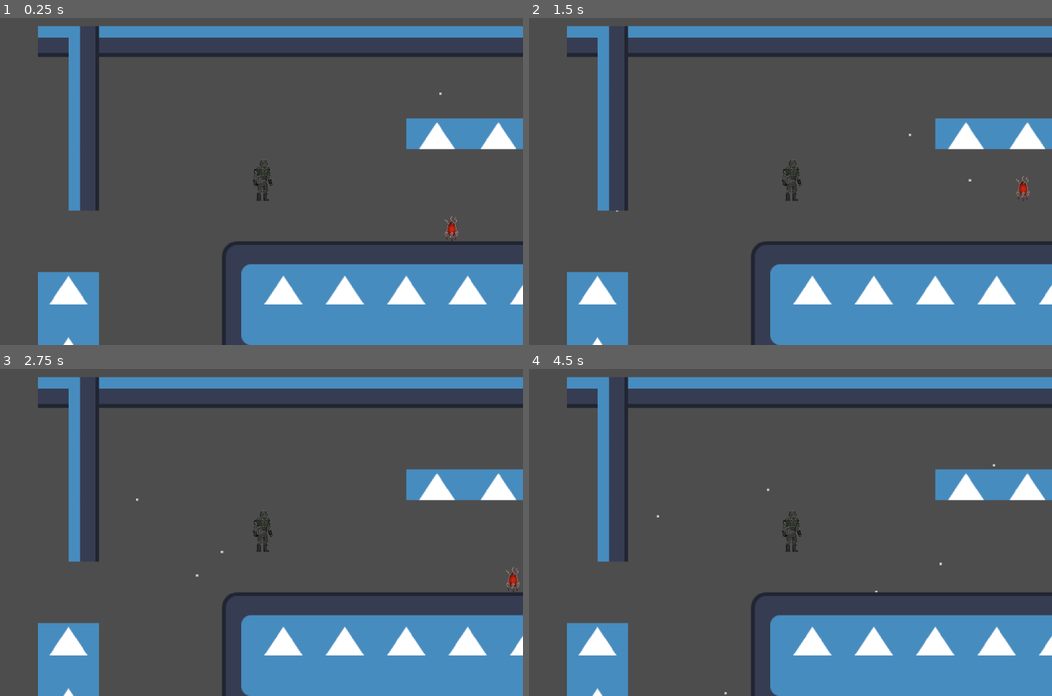
Above: before the commit, frames 1-4 (two rows, left to right).
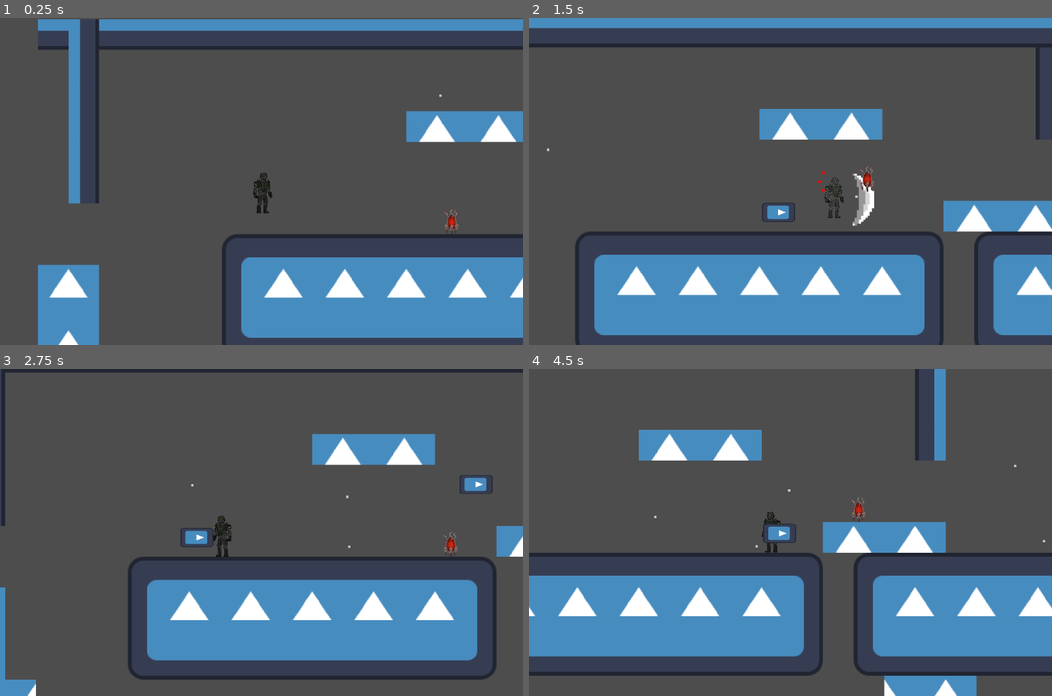
Above: after the commit, the same moments.

Repository: Rowan-Nag/Metroidvania
Game: Godot game, scene res://node_2d.tscn
Two runs of this game, one before a commit and one after it. Both use one fixed random seed, a clock stepped at 60 frames per second and the inputs below. The engine's default icon, where the game draws it, is replaced by a stand-in: a white triangle on a blue panel in a dark square.
Inputs (mouse positions are in pixels of both pictures, inside the frame that each line leads up to):
- Up to frame 1 (0.25 s): no input
- Up to frame 2 (1.5 s): move the mouse to (905, 165) at 0.52 s; hold D (Right) from 0.53 s (still down); right-click (905, 165) at 0.6 s; tap Space (Jump) at 0.77 s; move the mouse to (685, 197) at 1.27 s; click (685, 197) at 1.35 s
- Up to frame 3 (2.75 s): tap Space (Jump) at 1.52 s; right-click (156, 548) at 1.55 s; move the mouse to (313, 460) at 2.02 s; release D (Right) at 2.03 s; hold A (Left) from 2.03 s (still down); right-click (313, 460) at 2.1 s
- Up to frame 4 (4.5 s): move the mouse to (764, 597) at 2.77 s; release A (Left) at 2.78 s; hold D (Right) 2.78-4.28 s; right-click (764, 597) at 2.85 s; tap Space (Jump) at 3.02, 3.77 s; move the mouse to (947, 581) at 3.52 s; click (947, 581) at 3.6 s; right-click (947, 581) at 3.8 s; move the mouse to (633, 483) at 4.27 s; hold A (Left) from 4.28 s (still down); right-click (633, 483) at 4.35 s

The runs differ from the first frame. In frame 1, 13% of the frame differs, in the area x 7-100%, y 0-100%; in frame 2, 34%; in frame 3, 36%; in frame 4, 41%, in the area x 0-100%, y 0-100%.
Error before the commit: Parse Error: There is already a variable named "inputDir" declared in this scope. (res://Scripts/Player.gd:78)

Commit message:
re-added rocket input

Diff:
--- a/Scripts/Player.gd
+++ b/Scripts/Player.gd
@@ -75,7 +75,7 @@
 		rocket()
 
 	# Get Input Direction
-	var inputDir = Input.get_axis("Left", "Right")
+
 
 
 
--- a/project.godot
+++ b/project.godot
@@ -43,6 +43,11 @@
 "events": [Object(InputEventMouseButton,"resource_local_to_scene":false,"resource_name":"","device":-1,"window_id":0,"a …(258 unchanged characters)…
 ]
 }
+Rocket={
+"deadzone": 0.5,
+"events": [Object(InputEventMouseButton,"resource_local_to_scene":false,"resource_name":"","device":-1,"window_id":0,"alt_pressed":false,"shift_pressed":false,"ctrl_pressed":false,"meta_pressed":false,"button_mask":2,"position":Vector2(117, 10),"global_position":Vector2(123, 72),"factor":1.0,"button_index":2,"canceled":false,"pressed":true,"double_click":false,"script":null)
+]
+}
 
 [layer_names]
 
